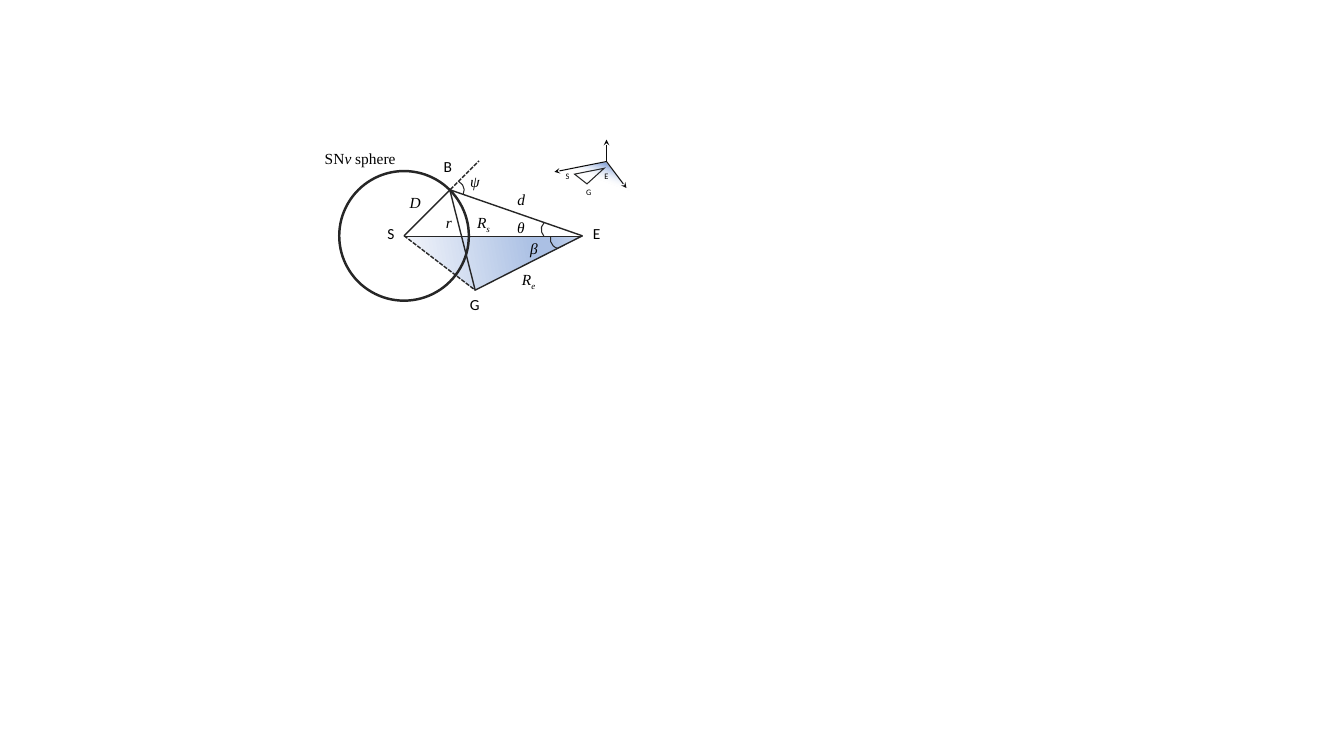
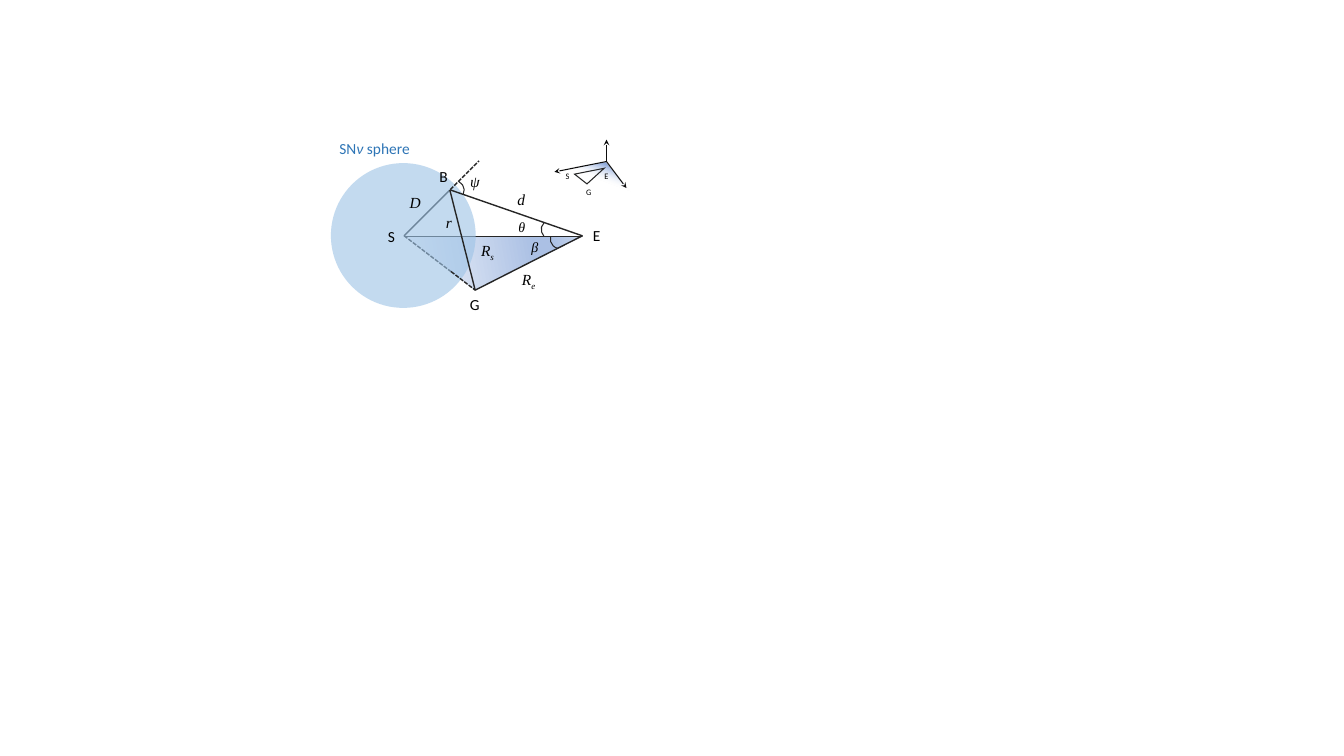
Before and after one commit to yenhsunlin/SNnuBDM2, a slide deck: slide 3 of doc/scheme.pptx. Drawn at 1344x756 pixels with LibreOffice and Linux fonts; fonts in the diff are those of the drawing. Boxes give left, top, right and bottom in pixels: in the first picture for what was removed or moved away, otherwise in the second. Text is boxed around its words. In the diff, an @@ line names an element or a change of style, - is before the commit and + after.

```diff
--- a/doc/scheme.pptx
+++ b/doc/scheme.pptx
@@ text "SNν sphere": place and size @@
-text "SNν sphere" at [325,153,395,168]
+text "SNν sphere" at [339,143,410,157]
@@ text "SNν sphere" at [339,143,410,157]: font Times New Roman to Calibri, text colour #000000 to #2E75B6 @@
@@ ellipse: place and size @@
-ellipse at [340,171,470,301]
+ellipse at [331,163,476,309]
@@ ellipse at [331,163,476,309]: fill none to #9DC3E6 at 61% opacity; outline #262626 1.75 pt to none @@
@@ text "B": place and size @@
-text "B" at [444,162,452,172]
+text "B" at [439,169,447,182]
@@ line moved from (404, 236) - (475, 290) to (404, 236) - (452, 272) @@
@@ text "Rs": place and size @@
-text "Rs" at [467,209,500,238]
+text "Rs" at [471,237,504,266]
@@ text "θ" at [518,222,525,232]: size 11 to 10 pt @@
@@ text "β" at [531,242,538,255]: size 11 to 10 pt @@
@@ line added from (452, 271) to (475, 290), #262626 1 pt dashed @@
```
Also in this commit, not shown: 1 other file.
